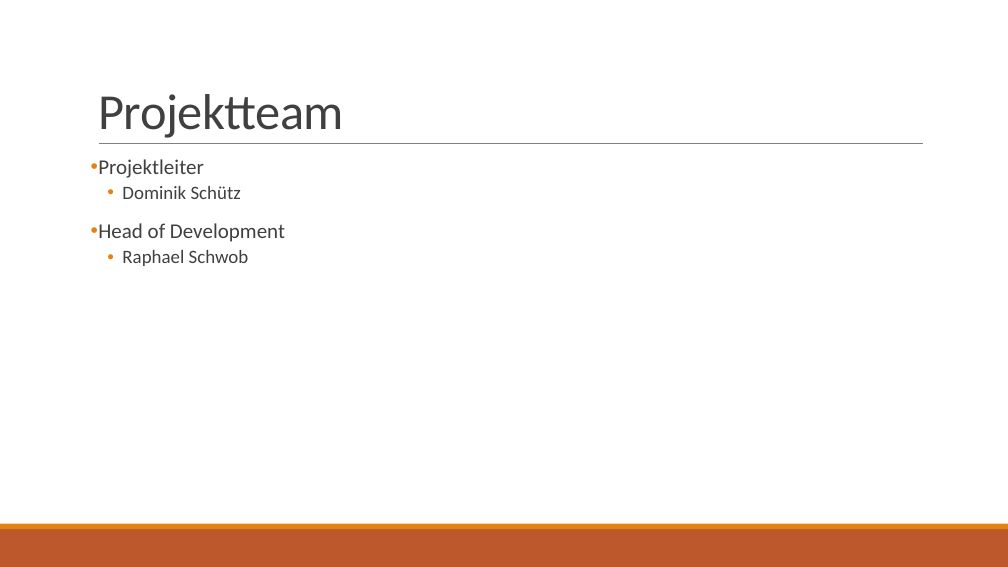
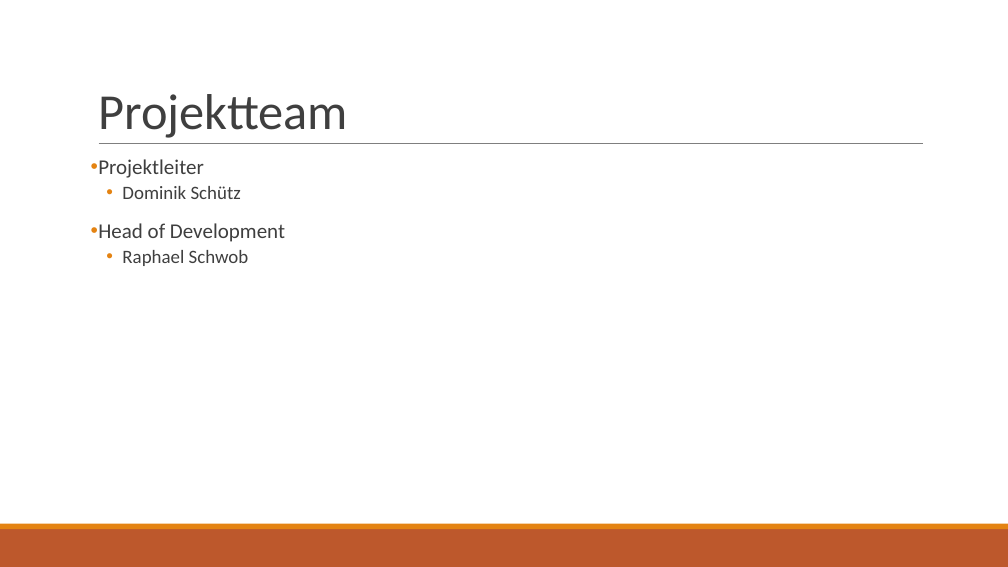
Before and after one commit to raphael-s/M306, a slide deck: slide 3 of docs/Projektpräsentation.pptx. Drawn at 1008x567 pixels with LibreOffice and Linux fonts; fonts in the diff are those of the drawing. Boxes give left, top, right and bottom in pixels: in the first picture for what was removed or moved away, otherwise in the second. Text is boxed around its words. In the diff, an @@ line names an element or a change of style, - is before the commit and + after.

```diff
--- a/docs/Projektpräsentation.pptx
+++ b/docs/Projektpräsentation.pptx
@@ title "Projektteam" at (98,94,348,138): text colour #404040 to #3F3F3F, letter spacing -0.5 to 0 pt @@
```
Also in this commit, not shown: 10 other slides changed, 1 slide added.
